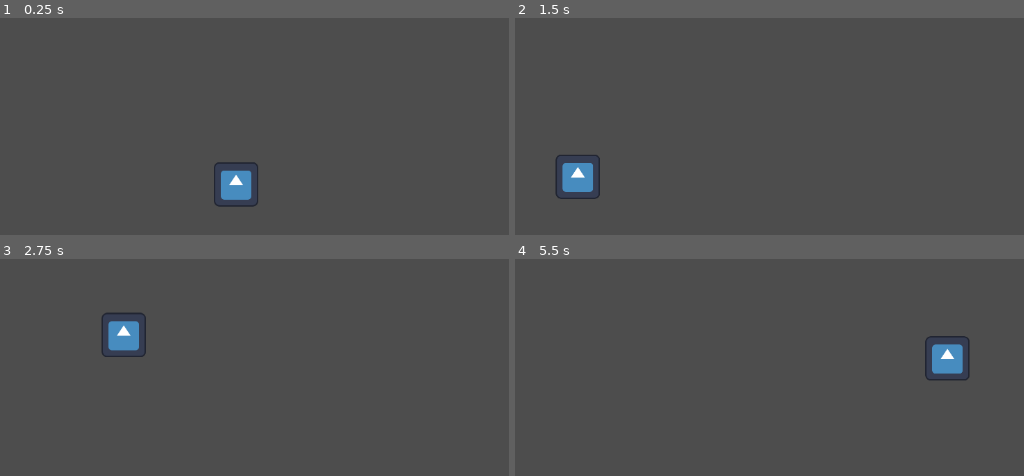
Above: before the commit, frames 1-4 (two rows, left to right).
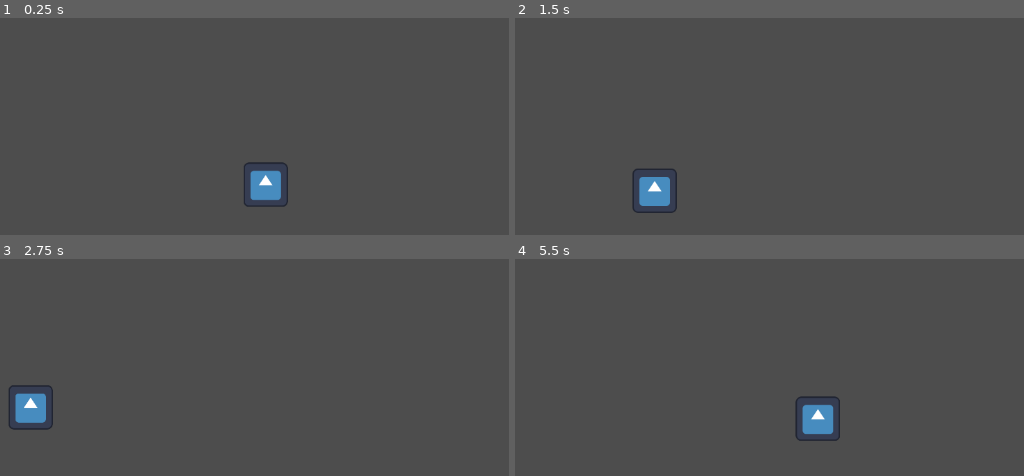
Above: after the commit, the same moments.

Repository: Dragon20C/Godot-Node-Behaviour-Tree
Game: Godot game, scene res://Scene/arena.tscn
Two runs of this game, one before a commit and one after it. Both use one fixed random seed, a clock stepped at 60 frames per second and the inputs below. The engine's default icon, where the game draws it, is replaced by a stand-in: a white triangle on a blue panel in a dark square.
Inputs (mouse positions are in pixels of both pictures, inside the frame that each line leads up to):
- Up to frame 1 (0.25 s): no input
- Up to frame 2 (1.5 s): move the mouse to (952, 161) at 0.52 s; move the mouse to (621, 206) at 1.27 s
- Up to frame 3 (2.75 s): move the mouse to (346, 326) at 2.02 s
- Up to frame 4 (5.5 s): move the mouse to (outside the picture) at 2.77 s; move the mouse to (outside the picture) at 3.52 s; move the mouse to (540, 358) at 4.27 s; move the mouse to (820, 426) at 5.02 s

The runs differ from the first frame. In frame 1, 2.0% of the frame differs, in the area x 42-57%, y 66-88%; in frame 2, 2.1%; in frame 3, 2.2%; in frame 4, 2.3%, in the area x 55-90%, y 35-84%.

Commit message:
Added a decorator node, the inverter that inverts a NodeState, example if its success it returns failure.

Diff:
--- /dev/null
+++ b/BehaviourTree/InverterBT.gd
@@ -0,0 +1,16 @@
+class_name InverterBT extends NodeBT
+
+
+func Evaluate(Data : DataTreeClass) -> NodeState:
+
+	var childState = get_child(0).Evaluate(Data)
+
+	match childState:
+		NodeState.SUCCESS:
+			return NodeState.FAILURE
+		NodeState.FAILURE:
+			return NodeState.SUCCESS
+		NodeState.RUNNING:
+			return NodeState.RUNNING
+		_:
+			return NodeState.FAILURE
--- a/BehaviourTree/SequenceBT.gd
+++ b/BehaviourTree/SequenceBT.gd
@@ -17,6 +17,6 @@
 			NodeState.RUNNING:
 				return NodeState.RUNNING
 			_:
-				return NodeState.FAILURE
+				return NodeState.SUCCESS
 
 	return NodeState.RUNNING
--- a/Scene/enemy.tscn
+++ b/Scene/enemy.tscn
@@ -14,18 +14,6 @@
 
 [node name="Enemy" type="CharacterBody2D"]
 
-[node name="SequenceBT" type="Node2D" parent="."]
-script = ExtResource("4_g1rti")
-
-[node name="CanChase" type="Node2D" parent="SequenceBT"]
-script = ExtResource("5_kkfqi")
-MinChaseDistance = 250
-
-[node name="ChaseAction" type="Node2D" parent="SequenceBT"]
-script = ExtResource("6_8cn0c")
-Speed = 150
-MaxChaseDistance = 250
-
 [node name="Icon" type="Sprite2D" parent="."]
 scale = Vector2(0.5, 0.5)
 texture = ExtResource("1_4yjy8")
@@ -39,6 +27,18 @@
 [node name="SelectorBT" type="Node2D" parent="RootBT"]
 script = ExtResource("3_a4xdw")
 
+[node name="SequenceBT" type="Node2D" parent="RootBT/SelectorBT"]
+script = ExtResource("4_g1rti")
+
+[node name="CanChase" type="Node2D" parent="RootBT/SelectorBT/SequenceBT"]
+script = ExtResource("5_kkfqi")
+MinChaseDistance = 250
+
+[node name="ChaseAction" type="Node2D" parent="RootBT/SelectorBT/SequenceBT"]
+script = ExtResource("6_8cn0c")
+Speed = 150
+MaxChaseDistance = 250
+
 [node name="SequenceBT2" type="Node2D" parent="RootBT/SelectorBT"]
 script = ExtResource("4_g1rti")
 
